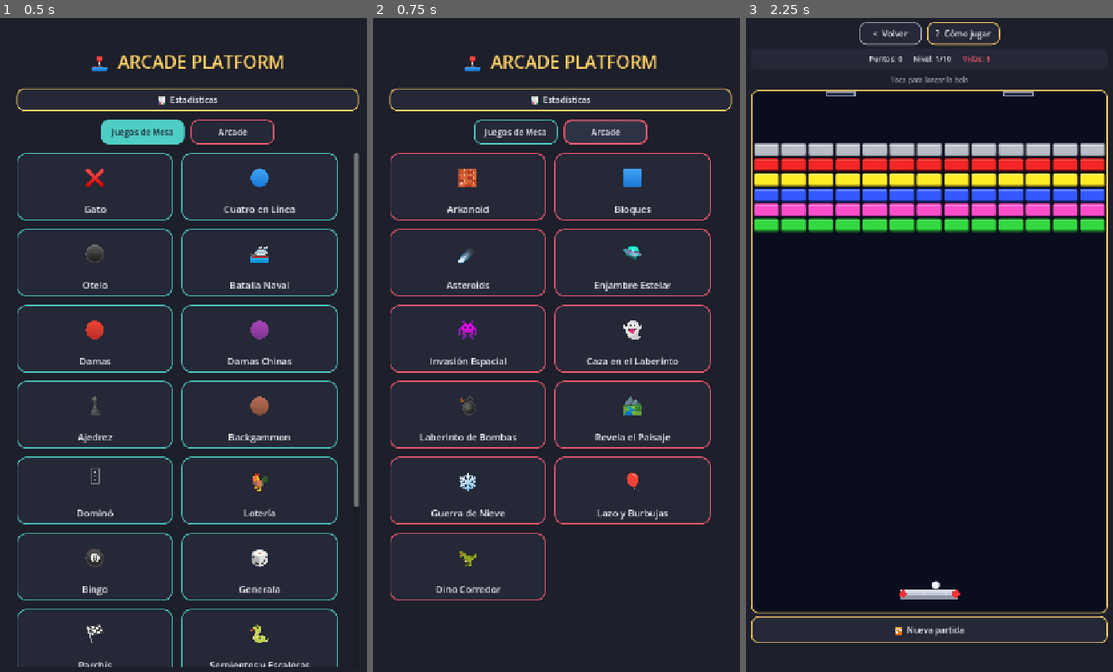
Above: before the commit, frames 1-3 (left to right).
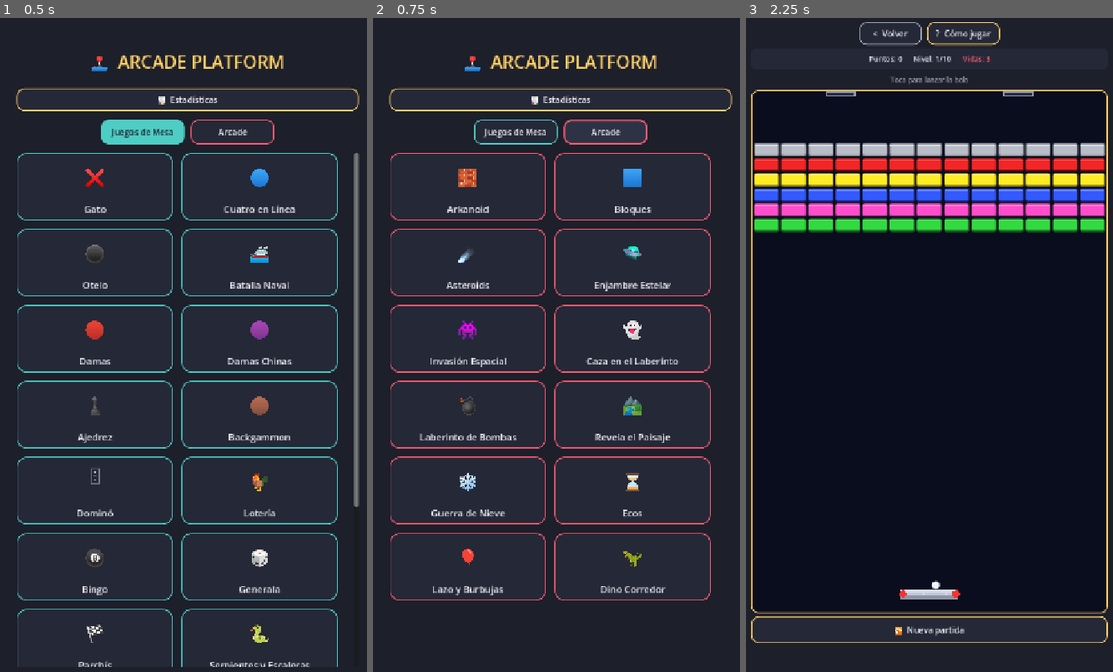
Above: after the commit, the same moments.

Repository: jfrodriguezva/Arcade
Game: Godot game, scene res://core/scenes/hub.tscn
Same seed, same stepped clock (60 frames per second), same inputs: the game is played once before the commit and once after it.
Inputs (mouse positions are in pixels of both pictures, inside the frame that each line leads up to):
- Up to frame 1 (0.5 s): no input
- Up to frame 2 (0.75 s): click "Arcade" at 0.5 s
- Up to frame 3 (2.25 s): click "Arcade" at 1.25 s; click (841, 188) at 2.02 s

Frame 1 is identical in both runs. In frame 2, 0.8% of the frame differs, in the area x 16-93%, y 69-90%; in frame 3, nothing differs.

Commit message:
Ecos: nuevo juego original, juegas en equipo contigo mismo
Cada intento dura unos segundos; al terminar, vuelve a empezar y el
intento anterior queda como un eco que repite exactamente lo que hiciste
(simulacion a paso fijo de 60 Hz para que la repeticion sea exacta).
Terminar un intento antes de tiempo (tocar) deja al eco parado ahi el resto
del ciclo, ideal para sostener botones.

- Piezas: botones/puertas (la puerta no se cierra con alguien dentro),
  laseres que parpadean (2 s encendido, 1.1 s apagado) y se detienen en el
  primer cuerpo -- un eco metido al pasillo mientras estaba apagado lo
  bloquea para siempre --, y guardias que buscan el camino mas corto al
  cuerpo mas cercano y se quedan con el eco que atrapan.
- 10 niveles (1 a 3 ecos), pistas en los primeros, borrar ultimo eco,
  reiniciar nivel, progreso guardado y repeticion de la solucion con
  todos los ecos a la vez al resolver.
- Control tactil: joystick invisible al arrastrar y tocar para terminar
  el intento; teclado con flechas y espacio.

Validado con soluciones automaticas: los 10 niveles se resuelven con su
numero de ecos. La prueba encontro que los laseres fijos hacian imposibles
sus niveles (el que bloquea tenia que pararse en el rayo y moria); se
cambio a laseres que parpadean en pasillos largos.

Co-Authored-By: Claude Opus 5.5 <noreply@anthropic.com>
Claude-Session: https://claude.ai/code/session_013nxtWsGsEW8REvc28X8HcV

Diff:
--- a/core/autoload/game_manager.gd
+++ b/core/autoload/game_manager.gd
@@ -252,6 +252,14 @@
 		"enabled": true,
 	},
 	{
+		"id": "ecos",
+		"title": "Ecos",
+		"icon": "⏳",
+		"category": "arcade",
+		"scene": "res://games/arcade/ecos/ecos.tscn",
+		"enabled": true,
+	},
+	{
 		"id": "burbujas",
 		"title": "Lazo y Burbujas",
 		"icon": "🎈",
--- /dev/null
+++ b/games/arcade/ecos/ecos.gd
@@ -0,0 +1,701 @@
+extends Control
+## Ecos: juegas en equipo contigo mismo. Cada intento dura unos segundos;
+## al terminar, vuelve a empezar y tu intento anterior queda como un "eco"
+## que repite exactamente lo que hiciste. Ningún nivel se pasa solo: hay
+## que coordinarse con tus ecos.
+##
+## Piezas:
+##   botón (a-d)  abre su puerta (A-D) mientras alguien esté encima.
+##   puerta       solo la cruzas abierta (no se cierra con alguien dentro).
+##   láser        mata a quien lo cruce... salvo que un eco lo bloquee con
+##                su cuerpo antes de que llegue a ti.
+##   guardia      persigue al cuerpo más cercano; si atrapa a un eco, se
+##                queda con él; si te atrapa a ti, el intento falla.
+## Si terminas un intento antes de tiempo (tocando), tu eco se queda
+## parado donde lo dejaste el resto del ciclo: ideal para sostener botones.
+##
+## Control táctil: arrastra para moverte (joystick invisible donde pongas
+## el dedo) y toca para terminar el intento ahí mismo.
+
+const GAME_ID := "ecos"
+const T := 56.0                 # tamaño de cada casilla
+const COLS := 11
+const BODY := 30.0              # lado del cuerpo (caja de choque)
+const SPEED := 220.0
+const GUARD_SPEED := 150.0
+const TICK := 1.0 / 60.0
+## Los láseres parpadean: apagados LASER_OFF s de cada ciclo de LASER_CYCLE.
+const LASER_CYCLE := 3.0
+const LASER_OFF := 1.1
+const ECO_COLORS := [Color(1.0, 0.7, 0.3), Color(0.75, 0.5, 1.0), Color(0.4, 1.0, 0.6), Color(1.0, 0.5, 0.7), Color(0.5, 0.85, 1.0), Color(1.0, 1.0, 0.5)]
+
+## '#' pared · '.' piso · 'S' inicio · 'E' salida · a-d botón · A-D puerta ·
+## '>' '<' '^' 'v' láser (dispara en esa dirección) · 'G' guardia.
+const LEVELS := [
+	{"name": "Primer eco", "loop": 8.0, "max": 1, "hint": "Ve al botón y TOCA la pantalla: terminas el intento y tu eco se queda sosteniendo el botón.", "map": [
+		"###########",
+		"#.........#",
+		"#.S.....a.#",
+		"#.........#",
+		"#####A#####",
+		"#.........#",
+		"#....E....#",
+		"#.........#",
+		"###########"]},
+	{"name": "Dos puertas", "loop": 9.0, "max": 2, "hint": "Cada eco puede sostener un botón distinto.", "map": [
+		"###########",
+		"#a...S...b#",
+		"#.........#",
+		"#####A#####",
+		"#.........#",
+		"#####B#####",
+		"#....E....#",
+		"###########"]},
+	{"name": "Muro de luz", "loop": 8.0, "max": 1, "hint": "El láser parpadea, pero el pasillo es muy largo para cruzarlo apagado. Mete un eco al pasillo mientras está apagado: desde ahí bloqueará el rayo.", "map": [
+		"###########",
+		"#S........#",
+		"#.........#",
+		"#.###v###.#",
+		"#.........#",
+		"#####.#####",
+		"#####.#####",
+		"#####.#####",
+		"#####.#####",
+		"#####E#####",
+		"###########"]},
+	{"name": "Relevo", "loop": 10.0, "max": 2, "hint": "", "map": [
+		"###########",
+		"#S..a.....#",
+		"#.........#",
+		"#####A#####",
+		"#.b.......#",
+		"#.........#",
+		"#####B#####",
+		"#....E....#",
+		"###########"]},
+	{"name": "Señuelo", "loop": 10.0, "max": 1, "hint": "El guardia persigue al más cercano. Un eco puede distraerlo.", "map": [
+		"###########",
+		"#S........#",
+		"#.#######.#",
+		"#.#.....#.#",
+		"#.#..G..#.#",
+		"#.#.....#.#",
+		"#.##...##.#",
+		"#.........#",
+		"#####E#####",
+		"###########"]},
+	{"name": "Doble luz", "loop": 10.0, "max": 2, "hint": "", "map": [
+		"###########",
+		"#S........#",
+		"#.........#",
+		"#.###v###.#",
+		"#.........#",
+		"#####.#####",
+		"#####.#####",
+		"#####....<#",
+		"########.##",
+		"########E##",
+		"###########"]},
+	{"name": "Luz y puerta", "loop": 10.0, "max": 2, "hint": "", "map": [
+		"###########",
+		"#S.......a#",
+		"#.........#",
+		"#.###v###.#",
+		"#.........#",
+		"#####.#####",
+		"#####.#####",
+		"#####A#####",
+		"#....E....#",
+		"###########"]},
+	{"name": "Guardia y botón", "loop": 11.0, "max": 2, "hint": "", "map": [
+		"###########",
+		"#S.......a#",
+		"#.........#",
+		"#....G....#",
+		"#.........#",
+		"#.........#",
+		"####A######",
+		"#...E.....#",
+		"###########"]},
+	{"name": "Tres llaves", "loop": 12.0, "max": 3, "hint": "", "map": [
+		"###########",
+		"#a...S...b#",
+		"#....c....#",
+		"#####A#####",
+		"#.........#",
+		"#####B#####",
+		"#.........#",
+		"#####C#####",
+		"#....E....#",
+		"###########"]},
+	{"name": "Gran final", "loop": 12.0, "max": 3, "hint": "", "map": [
+		"###########",
+		"#a...S...b#",
+		"#.........#",
+		"#.###v###.#",
+		"#.........#",
+		"#####.#####",
+		"#####A#####",
+		"#####.#####",
+		"#####B#####",
+		"#....E....#",
+		"###########"]},
+]
+
+const HELP_TEXT := "Juegas en equipo contigo mismo.
+
+Cada intento dura unos segundos (la barra de arriba). Al terminar, vuelve a empezar y tu intento anterior queda como un ECO que repite exactamente lo que hiciste. Llega a la salida verde con ayuda de tus ecos.
+
+- Arrastra el dedo para moverte (donde lo pongas es el centro de un joystick invisible).
+- Toca para terminar el intento ahí mismo: tu eco se quedará parado en ese lugar el resto del ciclo (perfecto para sostener un botón).
+(Teclado: flechas para moverte, espacio para terminar el intento.)
+
+Piezas: los botones abren su puerta (misma letra) mientras alguien esté encima · los láseres se detienen en el primer cuerpo que tocan, así que un eco puede bloquearlos · el guardia persigue al más cercano y, si atrapa a un eco, se queda con él.
+
+Si un láser o un guardia te alcanza, el intento se repite. ↶ borra tu último eco y ⟲ reinicia el nivel. Menos ecos = más estrellas."
+
+var level_idx: int = 0
+var unlocked: int = 1
+var map: Array = []
+var rows: int = 0
+var start_pos: Vector2
+var exit_cell: Vector2i
+var plates: Dictionary = {}     # Vector2i -> letra
+var doors: Dictionary = {}      # Vector2i -> letra
+var lasers: Array = []          # [celda, dirección]
+var guard_starts: Array = []
+
+var ecos: Array = []            # grabaciones (PackedVector2Array)
+var recording: PackedVector2Array = PackedVector2Array()
+var tick: int = 0
+var acc: float = 0.0
+var player: Vector2
+var eco_state: Array = []       # por eco: {"pos", "captured"}
+var guards: Array = []          # {"pos", "holding": índice de eco o -1}
+var open_doors: Dictionary = {}
+var beams: Array = []           # segmentos [desde, hasta] para dibujar
+var laser_active: bool = true
+var state: String = "playing"   # playing | failed | won | replay
+var flash: String = ""
+var flash_t: float = 0.0
+var replay_rec: PackedVector2Array
+
+var board: Control
+var pad: GesturePad
+var title_label: Label
+var info_label: Label
+var hint_label: Label
+var timer_bar: ProgressBar
+var next_btn: Button
+
+
+func _ready() -> void:
+	unlocked = int(SaveManager.get_game_data(GAME_ID).get("unlocked", 1))
+	level_idx = clampi(unlocked - 1, 0, LEVELS.size() - 1)
+	_build_ui()
+	_load_level()
+
+
+func _build_ui() -> void:
+	UIKit.apply_background(self)
+	var margin := MarginContainer.new()
+	margin.set_anchors_preset(Control.PRESET_FULL_RECT)
+	for side: String in ["margin_left", "margin_right", "margin_top", "margin_bottom"]:
+		margin.add_theme_constant_override(side, 12)
+	add_child(margin)
+	var vbox := VBoxContainer.new()
+	vbox.alignment = BoxContainer.ALIGNMENT_CENTER
+	vbox.add_theme_constant_override("separation", 8)
+	margin.add_child(vbox)
+	UIKit.build_toolbar(vbox, self, "Ecos", HELP_TEXT)
+
+	title_label = UIKit.title_label("", 17, UIKit.COLOR_ACCENT_2)
+	vbox.add_child(title_label)
+	info_label = UIKit.title_label("", 14, UIKit.COLOR_TEXT)
+	vbox.add_child(info_label)
+	timer_bar = ProgressBar.new()
+	timer_bar.custom_minimum_size = Vector2(0, 12)
+	timer_bar.show_percentage = false
+	timer_bar.add_theme_stylebox_override("background", UIKit.stylebox(UIKit.COLOR_BG, Color(0, 0, 0, 0), 6))
+	timer_bar.add_theme_stylebox_override("fill", UIKit.stylebox(UIKit.COLOR_ACCENT_2, Color(0, 0, 0, 0), 6))
+	vbox.add_child(timer_bar)
+
+	var panel := PanelContainer.new()
+	panel.add_theme_stylebox_override("panel", UIKit.stylebox(Color(0.05, 0.06, 0.12), UIKit.COLOR_ACCENT_2, 12, 2))
+	var center := CenterContainer.new()
+	center.add_child(panel)
+	vbox.add_child(center)
+	board = Control.new()
+	board.custom_minimum_size = Vector2(COLS * T, 10 * T)
+	board.mouse_filter = Control.MOUSE_FILTER_IGNORE
+	board.draw.connect(_draw_board)
+	panel.add_child(board)
+	pad = GesturePad.attach(board)
+	pad.tapped.connect(func(_p: Vector2) -> void: _end_attempt())
+
+	hint_label = UIKit.title_label("", 13, UIKit.COLOR_TEXT_DIM)
+	hint_label.autowrap_mode = TextServer.AUTOWRAP_WORD_SMART
+	hint_label.custom_minimum_size = Vector2(600, 0)
+	vbox.add_child(hint_label)
+
+	var row := HBoxContainer.new()
+	row.alignment = BoxContainer.ALIGNMENT_CENTER
+	row.add_theme_constant_override("separation", 12)
+	vbox.add_child(row)
+	var undo_btn := Button.new()
+	undo_btn.text = "↶  Borrar último eco"
+	undo_btn.custom_minimum_size = Vector2(200, 46)
+	UIKit.style_button(undo_btn, UIKit.COLOR_ACCENT_3)
+	undo_btn.pressed.connect(func() -> void:
+		if state in ["playing", "failed"] and not ecos.is_empty():
+			ecos.pop_back()
+			_start_loop())
+	row.add_child(undo_btn)
+	var reset_btn := Button.new()
+	reset_btn.text = "⟲  Reiniciar nivel"
+	reset_btn.custom_minimum_size = Vector2(180, 46)
+	UIKit.style_button(reset_btn, UIKit.COLOR_TEXT_DIM)
+	reset_btn.pressed.connect(_load_level)
+	row.add_child(reset_btn)
+	next_btn = Button.new()
+	next_btn.text = "▶  Siguiente nivel"
+	next_btn.custom_minimum_size = Vector2(240, 50)
+	UIKit.style_button(next_btn, UIKit.COLOR_ACCENT_2)
+	next_btn.visible = false
+	next_btn.pressed.connect(func() -> void:
+		if level_idx < LEVELS.size() - 1:
+			level_idx += 1
+		_load_level())
+	vbox.add_child(next_btn)
+
+
+# ---------------------------------------------------------------- niveles --
+func _load_level() -> void:
+	var lv: Dictionary = LEVELS[level_idx]
+	map = lv["map"]
+	rows = map.size()
+	plates.clear()
+	doors.clear()
+	lasers.clear()
+	guard_starts.clear()
+	for y in range(rows):
+		for x in range(COLS):
+			var ch: String = map[y][x]
+			var c := Vector2i(x, y)
+			match ch:
+				"S": start_pos = _center(c)
+				"E": exit_cell = c
+				"G": guard_starts.append(_center(c))
+				">": lasers.append([c, Vector2i(1, 0)])
+				"<": lasers.append([c, Vector2i(-1, 0)])
+				"^": lasers.append([c, Vector2i(0, -1)])
+				"v": lasers.append([c, Vector2i(0, 1)])
+				_:
+					if ch >= "a" and ch <= "d":
+						plates[c] = ch
+					elif ch >= "A" and ch <= "D":
+						doors[c] = ch.to_lower()
+	board.custom_minimum_size = Vector2(COLS * T, rows * T)
+	board.size = board.custom_minimum_size
+	ecos.clear()
+	next_btn.visible = false
+	title_label.text = "Nivel %d/%d · %s" % [level_idx + 1, LEVELS.size(), lv["name"]]
+	hint_label.text = lv["hint"]
+	_start_loop()
+
+
+func _center(c: Vector2i) -> Vector2:
+	return Vector2(c) * T + Vector2(T, T) / 2.0
+
+
+func _start_loop() -> void:
+	recording = PackedVector2Array()
+	tick = 0
+	acc = 0.0
+	player = start_pos
+	eco_state.clear()
+	for e in ecos:
+		eco_state.append({"pos": e[0] if e.size() > 0 else start_pos, "captured": false})
+	guards.clear()
+	for g: Vector2 in guard_starts:
+		guards.append({"pos": g, "holding": -1})
+	open_doors.clear()
+	state = "playing"
+	_update_info()
+
+
+func _update_info() -> void:
+	var lv: Dictionary = LEVELS[level_idx]
+	info_label.text = "Ecos: %d / %d" % [ecos.size(), lv["max"]]
+	if ecos.size() >= lv["max"]:
+		info_label.text += "   ·   ¡último intento con estos ecos!"
+
+
+# ------------------------------------------------------------- simulación --
+func _process(delta: float) -> void:
+	flash_t = maxf(flash_t - delta, 0.0)
+	board.queue_redraw()
+	if state not in ["playing", "replay"]:
+		return
+	acc += delta
+	while acc >= TICK and state in ["playing", "replay"]:
+		acc -= TICK
+		_step()
+	var loop_ticks: int = int(LEVELS[level_idx]["loop"] / TICK)
+	timer_bar.max_value = loop_ticks
+	timer_bar.value = loop_ticks - tick
+
+
+## Solo para pruebas automáticas: si se asigna, reemplaza al dedo/teclado.
+var scripted_dir: Variant = null
+
+
+func _input_dir() -> Vector2:
+	if scripted_dir != null:
+		return scripted_dir
+	var d := Vector2.ZERO
+	if pad.is_holding():
+		var v: Vector2 = pad.current_pos - pad.start_pos
+		if v.length() > 14.0:
+			d = v.normalized()
+	if Input.is_key_pressed(KEY_LEFT): d.x -= 1.0
+	if Input.is_key_pressed(KEY_RIGHT): d.x += 1.0
+	if Input.is_key_pressed(KEY_UP): d.y -= 1.0
+	if Input.is_key_pressed(KEY_DOWN): d.y += 1.0
+	return d.limit_length(1.0)
+
+
+func _unhandled_key_input(event: InputEvent) -> void:
+	if event.pressed and not event.echo and event.keycode == KEY_SPACE:
+		_end_attempt()
+
+
+## Un paso fijo de simulación (60 por segundo): así los ecos se repiten
+## exactamente igual en cada ciclo.
+func _step() -> void:
+	var loop_ticks: int = int(LEVELS[level_idx]["loop"] / TICK)
+	if state == "replay":
+		player = replay_rec[mini(tick, replay_rec.size() - 1)]
+	else:
+		var d: Vector2 = _input_dir()
+		player = _move(player, d * SPEED * TICK)
+		recording.append(player)
+	for i in range(ecos.size()):
+		if not eco_state[i]["captured"]:
+			var rec: PackedVector2Array = ecos[i]
+			eco_state[i]["pos"] = rec[mini(tick, rec.size() - 1)]
+	_update_doors()
+	_update_guards()
+	_update_lasers()
+	if state == "failed":
+		return
+	if _cell_of(player) == exit_cell:
+		if state == "replay":
+			return
+		_win()
+		return
+	tick += 1
+	if tick >= loop_ticks:
+		if state == "replay":
+			tick = 0
+			_start_replay_loop()
+		else:
+			_end_attempt()
+
+
+func _bodies() -> Array:
+	## Cuerpos activos: [posición, índice de eco o -1 para el jugador].
+	# Los ecos van primero: si un eco y tú están en la misma casilla del
+	# láser, el eco lo bloquea antes de que te llegue.
+	var out: Array = []
+	for i in range(eco_state.size()):
+		if not eco_state[i]["captured"]:
+			out.append([eco_state[i]["pos"], i])
+	out.append([player, -1])
+	return out
+
+
+func _cell_of(p: Vector2) -> Vector2i:
+	return Vector2i(int(p.x / T), int(p.y / T))
+
+
+func _blocked(c: Vector2i) -> bool:
+	if c.x < 0 or c.y < 0 or c.x >= COLS or c.y >= rows:
+		return true
+	var ch: String = map[c.y][c.x]
+	if ch == "#" or ch in [">", "<", "^", "v"]:
+		return true
+	if doors.has(c) and not open_doors.get(c, false):
+		return true
+	return false
+
+
+## Movimiento con choque contra paredes y puertas cerradas (eje por eje,
+## para poder deslizarse por las paredes).
+func _move(p: Vector2, delta: Vector2) -> Vector2:
+	var np := p
+	for axis in [Vector2(delta.x, 0), Vector2(0, delta.y)]:
+		var cand: Vector2 = np + axis
+		if not _box_hits(cand):
+			np = cand
+	return np
+
+
+func _box_hits(p: Vector2) -> bool:
+	var h: float = BODY / 2.0
+	for corner in [Vector2(-h, -h), Vector2(h - 0.01, -h), Vector2(-h, h - 0.01), Vector2(h - 0.01, h - 0.01)]:
+		if _blocked(_cell_of(p + corner)):
+			return true
+	return false
+
+
+func _update_doors() -> void:
+	var pressed := {}
+	var occupied := {}
+	for b: Array in _bodies():
+		var c: Vector2i = _cell_of(b[0])
+		if plates.has(c):
+			pressed[plates[c]] = true
+		occupied[c] = true
+		# Una puerta no se cierra con alguien a medio cruzar.
+		for corner in [Vector2(-BODY / 2.0, -BODY / 2.0), Vector2(BODY / 2.0, BODY / 2.0)]:
+			occupied[_cell_of(b[0] + corner)] = true
+	for c: Vector2i in doors:
+		open_doors[c] = pressed.has(doors[c]) or (open_doors.get(c, false) and occupied.has(c))
+
+
+func _update_guards() -> void:
+	for g: Dictionary in guards:
+		if g["holding"] >= 0:
+			g["pos"] = eco_state[g["holding"]]["pos"]
+			continue
+		var best: Array = []
+		var best_d := INF
+		for b: Array in _bodies():
+			var dd: float = g["pos"].distance_to(b[0])
+			if dd < best_d:
+				best_d = dd
+				best = b
+		if best.is_empty():
+			continue
+		if best_d < BODY * 0.9:
+			if best[1] < 0 and state == "replay":
+				continue
+			if best[1] < 0:
+				_fail("¡Te atrapó el guardia!")
+				return
+			g["holding"] = best[1]
+			eco_state[best[1]]["captured"] = true
+			continue
+		# Camina por el camino más corto (no en línea recta: así rodea
+		# paredes y sale de su cuarto por la puerta).
+		var aim: Vector2 = best[0]
+		var next_cell: Vector2i = _path_step(_cell_of(g["pos"]), _cell_of(best[0]))
+		if next_cell != _cell_of(best[0]):
+			aim = _center(next_cell)
+		var dir: Vector2 = (aim - g["pos"]).normalized()
+		g["pos"] = _move(g["pos"], dir * GUARD_SPEED * TICK)
+
+
+## Cada láser avanza casilla por casilla hasta una pared o puerta cerrada;
+## se detiene en el primer cuerpo que cruce su línea. Si ese cuerpo eres
+## tú, el intento falla; si es un eco, el eco lo bloquea.
+## Siguiente casilla en el camino más corto (búsqueda en anchura).
+func _path_step(from: Vector2i, to: Vector2i) -> Vector2i:
+	if from == to:
+		return to
+	var prev := {from: from}
+	var queue: Array = [from]
+	while not queue.is_empty():
+		var c: Vector2i = queue.pop_front()
+		if c == to:
+			break
+		for d: Vector2i in [Vector2i(1, 0), Vector2i(-1, 0), Vector2i(0, 1), Vector2i(0, -1)]:
+			var n: Vector2i = c + d
+			if not prev.has(n) and not _blocked(n):
+				prev[n] = c
+				queue.append(n)
+	if not prev.has(to):
+		return to
+	var step: Vector2i = to
+	while prev[step] != from:
+		step = prev[step]
+	return step
+
+
+func _laser_on() -> bool:
+	return fmod(tick * TICK, LASER_CYCLE) >= LASER_OFF
+
+
+func _update_lasers() -> void:
+	beams.clear()
+	laser_active = _laser_on()
+	var bodies: Array = _bodies() if laser_active else []
+	for l: Array in lasers:
+		var d: Vector2i = l[1]
+		var from: Vector2 = _center(l[0])
+		var to: Vector2 = from
+		var c: Vector2i = l[0] + d
+		var hit: Array = []
+		while not _blocked(c) and hit.is_empty():
+			var line_center: Vector2 = _center(c)
+			for b: Array in bodies:
+				var bp: Vector2 = b[0]
+				var across: float = absf(bp.y - line_center.y) if d.y == 0 else absf(bp.x - line_center.x)
+				var along: float = absf(bp.x - line_center.x) if d.y == 0 else absf(bp.y - line_center.y)
+				if across < BODY / 2.0 + 3.0 and along < T / 2.0:
+					hit = b
+					break
+			to = _center(c) + Vector2(d) * T * 0.5
+			c += d
+		if not hit.is_empty():
+			to = hit[0]
+			if hit[1] < 0 and state == "playing" and laser_active:
+				beams.append([from, to])
+				_fail("¡Te alcanzó el láser!")
+				return
+		beams.append([from, to])
+
+
+func _fail(msg: String) -> void:
+	if state != "playing":
+		return
+	state = "failed"
+	flash = msg
+	flash_t = 1.2
+	AudioManager.play_error()
+	await get_tree().create_timer(1.1).timeout
+	if state == "failed":
+		_start_loop()
+
+
+## Termina el intento: se guarda como eco (si quedan) y empieza otro ciclo.
+func _end_attempt() -> void:
+	if state != "playing" or recording.size() < 2:
+		return
+	var lv: Dictionary = LEVELS[level_idx]
+	if ecos.size() < lv["max"]:
+		ecos.append(recording)
+		AudioManager.play_place()
+		flash = "Eco %d grabado" % ecos.size()
+	else:
+		flash = "Ya no quedan ecos: inténtalo otra vez (o borra uno)"
+		AudioManager.play_error()
+	flash_t = 1.0
+	_start_loop()
+
+
+func _win() -> void:
+	state = "won"
+	var lv: Dictionary = LEVELS[level_idx]
+	var used: int = ecos.size()
+	AudioManager.play_win()
+	unlocked = maxi(unlocked, mini(level_idx + 2, LEVELS.size()))
+	var stats: Dictionary = SaveManager.get_game_data(GAME_ID)
+	stats["unlocked"] = unlocked
+	SaveManager.set_game_data(GAME_ID, stats)
+	flash = "¡Resuelto con %d eco%s!" % [used, "" if used == 1 else "s"]
+	flash_t = 3.0
+	hint_label.text = "Mira la repetición: todos tus ecos a la vez."
+	next_btn.text = "▶  Siguiente nivel" if level_idx < LEVELS.size() - 1 else "🏁  ¡Terminaste Ecos! Jugar de nuevo"
+	next_btn.visible = true
+	# Repetición de la solución completa (la gracia de compartirla).
+	replay_rec = recording
+	_start_replay_loop()
+
+
+func _start_replay_loop() -> void:
+	tick = 0
+	acc = 0.0
+	player = replay_rec[0]
+	eco_state.clear()
+	for e in ecos:
+		eco_state.append({"pos": e[0], "captured": false})
+	guards.clear()
+	for g: Vector2 in guard_starts:
+		guards.append({"pos": g, "holding": -1})
+	open_doors.clear()
+	state = "replay"
+
+
+# ----------------------------------------------------------------- dibujo --
+func _draw_board() -> void:
+	var ca: Control = board
+	var now: float = Time.get_ticks_msec() / 1000.0
+	for y in range(rows):
+		for x in range(COLS):
+			var c := Vector2i(x, y)
+			var ch: String = map[y][x]
+			var r := Rect2(Vector2(c) * T, Vector2(T, T))
+			if ch == "#":
+				ca.draw_rect(r, Color(0.16, 0.18, 0.3))
+				ca.draw_rect(r.grow(-3), Color(0.22, 0.25, 0.4))
+				continue
+			ca.draw_rect(r, Color(0.08, 0.09, 0.16) if (x + y) % 2 == 0 else Color(0.1, 0.11, 0.19))
+			if c == exit_cell:
+				var pulse: float = 0.6 + 0.4 * sin(now * 4.0)
+				ca.draw_circle(r.get_center(), T * 0.38, Color(0.2, 0.9, 0.5, 0.3 * pulse))
+				ca.draw_arc(r.get_center(), T * 0.32, 0, TAU, 24, Color(0.3, 1.0, 0.6), 3.0)
+			if plates.has(c):
+				var on: bool = false
+				for b: Array in _bodies():
+					if _cell_of(b[0]) == c:
+						on = true
+				ca.draw_rect(r.grow(-8), Color(1.0, 0.8, 0.2) if on else Color(0.5, 0.4, 0.15))
+				_letter(plates[c].to_upper(), r.get_center(), Color(0.1, 0.08, 0.02))
+			if doors.has(c):
+				var open: bool = open_doors.get(c, false)
+				if open:
+					ca.draw_rect(r.grow(-2), Color(1.0, 0.8, 0.2, 0.15), false, 2.0)
+				else:
+					ca.draw_rect(r.grow(-2), Color(0.85, 0.65, 0.2))
+					for k in range(4):
+						ca.draw_line(r.position + Vector2(8 + k * 13, 4), r.position + Vector2(8 + k * 13, T - 4), Color(0.4, 0.28, 0.05), 3.0)
+				_letter(doors[c].to_upper(), r.get_center(), Color(1, 1, 1, 0.8))
+			if ch in [">", "<", "^", "v"]:
+				ca.draw_rect(r.grow(-6), Color(0.5, 0.1, 0.15))
+				ca.draw_circle(r.get_center(), 8, Color(1, 0.2, 0.25))
+	for bm: Array in beams:
+		if laser_active:
+			ca.draw_line(bm[0], bm[1], Color(1, 0.15, 0.2, 0.5), 10.0)
+			ca.draw_line(bm[0], bm[1], Color(1, 0.6, 0.6), 3.0)
+		else:
+			# Apagado: solo una guía punteada (y parpadea antes de encender).
+			var warn: bool = fmod(tick * TICK, LASER_CYCLE) > LASER_OFF - 0.3
+			ca.draw_dashed_line(bm[0], bm[1], Color(1, 0.3, 0.3, 0.6 if warn else 0.25), 2.0, 8.0)
+	# Rastro y cuerpo de cada eco.
+	for i in range(eco_state.size()):
+		var col: Color = ECO_COLORS[i % ECO_COLORS.size()]
+		var rec: PackedVector2Array = ecos[i]
+		var trail := PackedVector2Array()
+		for k in range(0, rec.size(), 6):
+			trail.append(rec[k])
+		if trail.size() > 1:
+			ca.draw_polyline(trail, Color(col.r, col.g, col.b, 0.18), 3.0, true)
+		_draw_body(eco_state[i]["pos"], col, 0.75 if not eco_state[i]["captured"] else 0.3, str(i + 1))
+	for g: Dictionary in guards:
+		var p: Vector2 = g["pos"]
+		ca.draw_colored_polygon(PackedVector2Array([p + Vector2(0, -18), p + Vector2(17, 14), p + Vector2(-17, 14)]), Color(0.95, 0.25, 0.3))
+		ca.draw_circle(p + Vector2(0, 2), 5, Color(1, 1, 0.6))
+	_draw_body(player, Color(0.3, 0.95, 1.0), 1.0, "")
+	if flash_t > 0.0:
+		var f: Font = get_theme_default_font()
+		var s: Vector2 = f.get_string_size(flash, HORIZONTAL_ALIGNMENT_LEFT, -1, 22)
+		var pos := Vector2(COLS * T / 2.0 - s.x / 2.0, rows * T / 2.0)
+		ca.draw_rect(Rect2(pos + Vector2(-12, -28), s + Vector2(24, 18)), Color(0, 0, 0, 0.6 * minf(flash_t * 2.0, 1.0)))
+		ca.draw_string(f, pos, flash, HORIZONTAL_ALIGNMENT_LEFT, -1, 22, Color(1, 1, 1, minf(flash_t * 2.0, 1.0)))
+
+
+func _draw_body(p: Vector2, col: Color, alpha: float, label: String) -> void:
+	board.draw_circle(p, BODY / 2.0 + 2.0, Color(col.r, col.g, col.b, 0.35 * alpha))
+	board.draw_circle(p, BODY / 2.0, Color(col.r, col.g, col.b, alpha))
+	board.draw_circle(p + Vector2(-5, -3), 3.5, Color(0.05, 0.05, 0.1, alpha))
+	board.draw_circle(p + Vector2(5, -3), 3.5, Color(0.05, 0.05, 0.1, alpha))
+	if label != "":
+		_letter(label, p + Vector2(0, 9), Color(0.05, 0.05, 0.1, alpha), 12)
+
+
+func _letter(txt: String, center: Vector2, col: Color, size: int = 18) -> void:
+	var f: Font = get_theme_default_font()
+	var s: Vector2 = f.get_string_size(txt, HORIZONTAL_ALIGNMENT_LEFT, -1, size)
+	board.draw_string(f, center + Vector2(-s.x / 2.0, s.y * 0.3), txt, HORIZONTAL_ALIGNMENT_LEFT, -1, size, col)
--- /dev/null
+++ b/games/arcade/ecos/ecos.tscn
@@ -0,0 +1,12 @@
+[gd_scene load_steps=2 format=3]
+
+[ext_resource type="Script" path="res://games/arcade/ecos/ecos.gd" id="1"]
+
+[node name="Ecos" type="Control"]
+layout_mode=3
+anchors_preset=15
+anchor_right=1.0
+anchor_bottom=1.0
+grow_horizontal=2
+grow_vertical=2
+script=ExtResource("1")
Not shown, added: games/arcade/ecos/ecos.gd.uid
